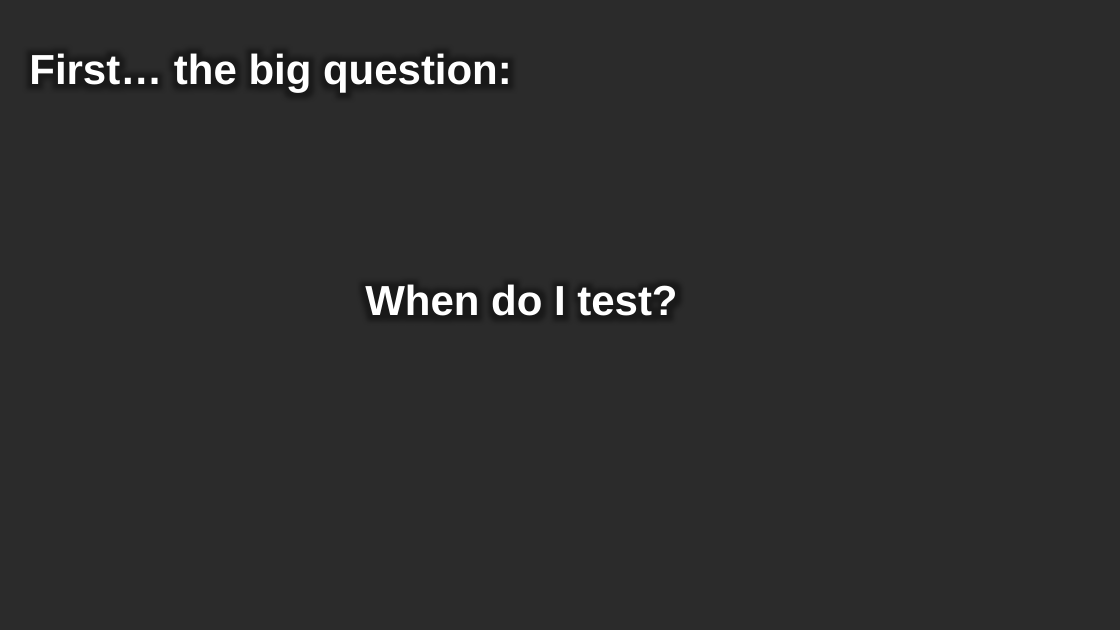
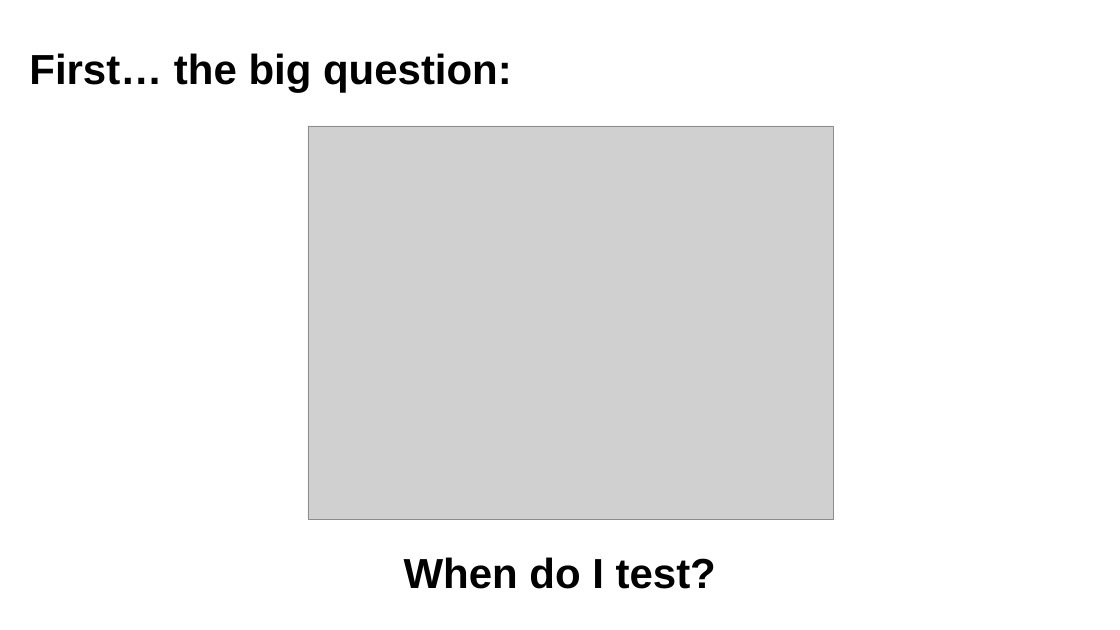
Before and after one commit to way0utwest/TestingTSQL, a slide deck: slide 8 of DB-Delivery-Get-Testing-TSQL.pptx (slide 7 before the commit). Drawn at 1120x630 pixels with LibreOffice and Linux fonts; fonts in the diff are those of the drawing; grey boxes stand for pictures; background and template pictures are left out; a plain dark background stands for a picture behind light text. Boxes give left, top, right and bottom in pixels: in the first picture for what was removed or moved away, otherwise in the second. Text is boxed around its words. In the diff, an @@ line names an element or a change of style, - is before the commit and + after.

Commit message:
Updated Deck
Moved demos around (SQL Cop to beginning), changed story for demos

```diff
--- a/DB-Delivery-Get-Testing-TSQL.pptx
+++ b/DB-Delivery-Get-Testing-TSQL.pptx
@@ background picture (left out) to #FFFFFF @@
@@ title "First… the big question:" at (29, 53, 512, 92): text colour #FFFFFF to #000000 @@
@@ picture added at (308, 126, 833, 520) @@
@@ text "When do I test?": place and size @@
-text "When do I test?" at (365, 284, 677, 316)
+text "When do I test?" at (404, 557, 716, 589)
@@ text "When do I test?" at (404, 557, 716, 589): text colour #FFFFFF to #000000; alignment left to centre @@
```
Also in this commit, not shown: 9 other slides changed, 6 slides added, 6 slides removed.
